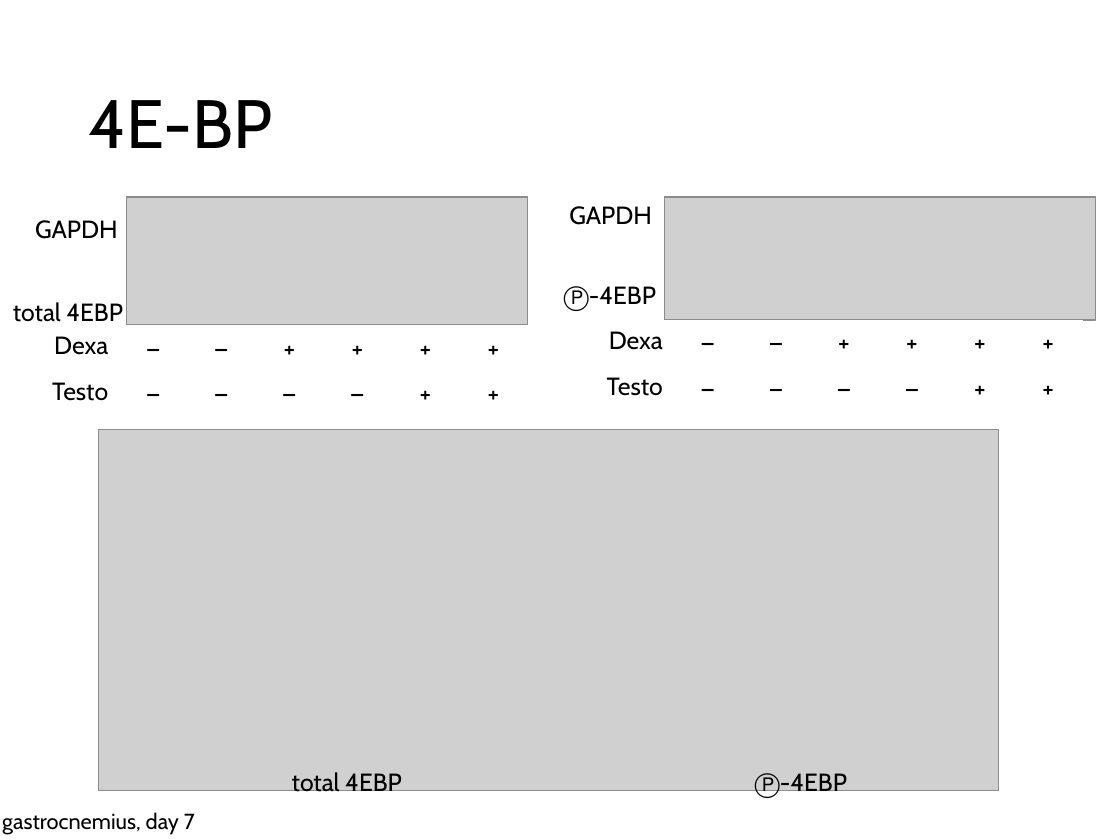
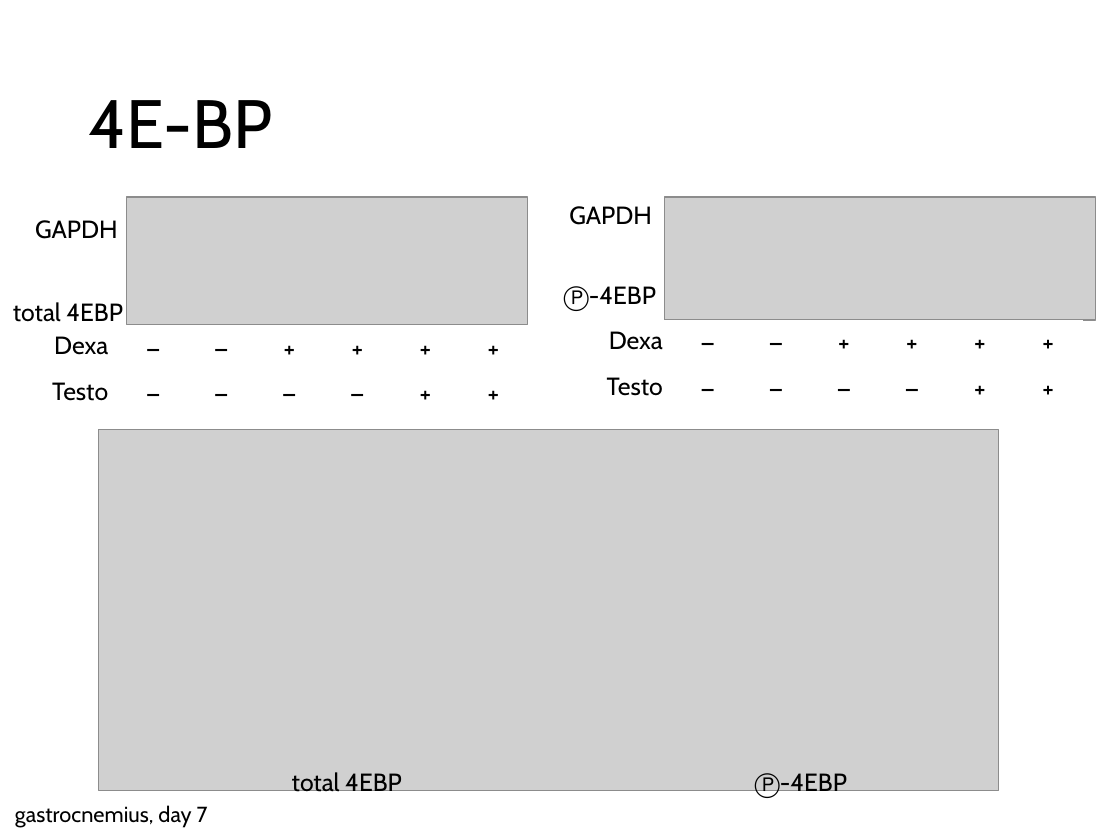
Before and after one commit to nvalexander/dissertation, a slide deck: slide 33 of defense.pptx. Drawn at 1120x840 pixels with LibreOffice and Linux fonts; fonts in the diff are those of the drawing; grey boxes stand for pictures. Boxes give left, top, right and bottom in pixels: in the first picture for what was removed or moved away, otherwise in the second. Text is boxed around its words. In the diff, an @@ line names an element or a change of style, - is before the commit and + after.

```diff
--- a/defense.pptx
+++ b/defense.pptx
@@ text "gastrocnemius, day 7": place and size @@
-text "gastrocnemius, day 7" at [2, 812, 195, 835]
+text "gastrocnemius, day 7" at [15, 805, 208, 827]
```
Also in this commit, not shown: 5 slides added.
